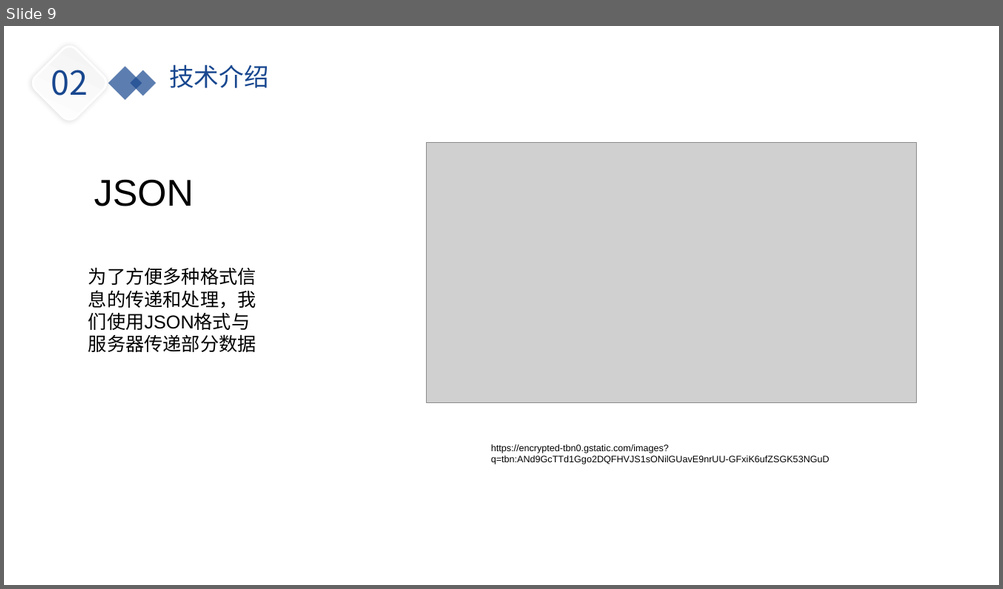
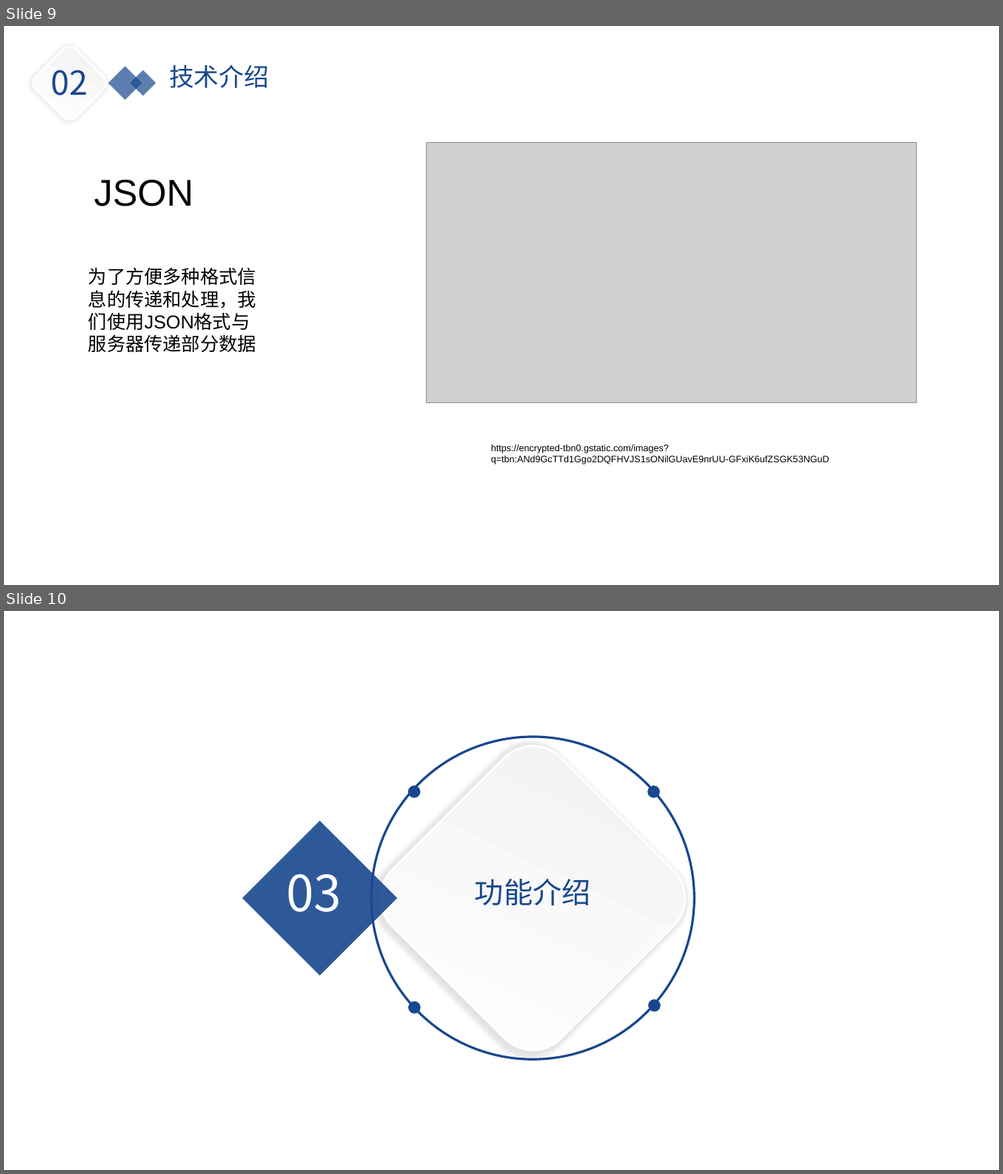
Before and after one commit to yiranyyu/simple_chat_room, a slide deck: doc/simple_chat_room.pptx. Shown one above the other, each under a label of ours: slide 9 before the commit, slides 9 and 10 after it. The pictures are 1003x589 and 1003x1174 pixels, drawn with LibreOffice and Linux fonts; fonts in the diff are those of the drawing; grey boxes stand for pictures; background and template pictures are left out. Boxes give left, top, right and bottom in pixels: in the first picture for what was removed or moved away, otherwise in the second. Text is boxed around its words. In the diff, an @@ line names an element or a change of style, - is before the commit and + after.

```diff
--- a/doc/simple_chat_room.pptx
+++ b/doc/simple_chat_room.pptx
@@ slide 10 added at (4, 611, 999, 1170), background picture (left out) @@
@@ rounded rectangle added at (364, 729, 702, 1067), fill gradient #FFFFFF to #F2F2F2, outline #F2F2F2 2 pt @@
@@ ellipse added at (371, 737, 694, 1060), outline #18478F 2.25 pt @@
@@ ellipse added at (407, 786, 421, 798), fill #18478F @@
@@ ellipse added at (647, 786, 660, 798), fill #18478F @@
@@ rectangle added at (242, 821, 398, 976), fill #18478F at 90% opacity @@
@@ text added at (286, 874, 341, 912), 48 pt, text #FFFFFF @@
+03
@@ text added at (475, 879, 591, 906), 28 pt, text #18478F @@
+功能介绍
@@ ellipse added at (408, 1002, 421, 1014), fill #18478F @@
@@ ellipse added at (648, 999, 660, 1012), fill #18478F @@
```
Also in this commit, not shown: 3 slides changed, 3 other slides added, 13 slides removed, 1 other file.
